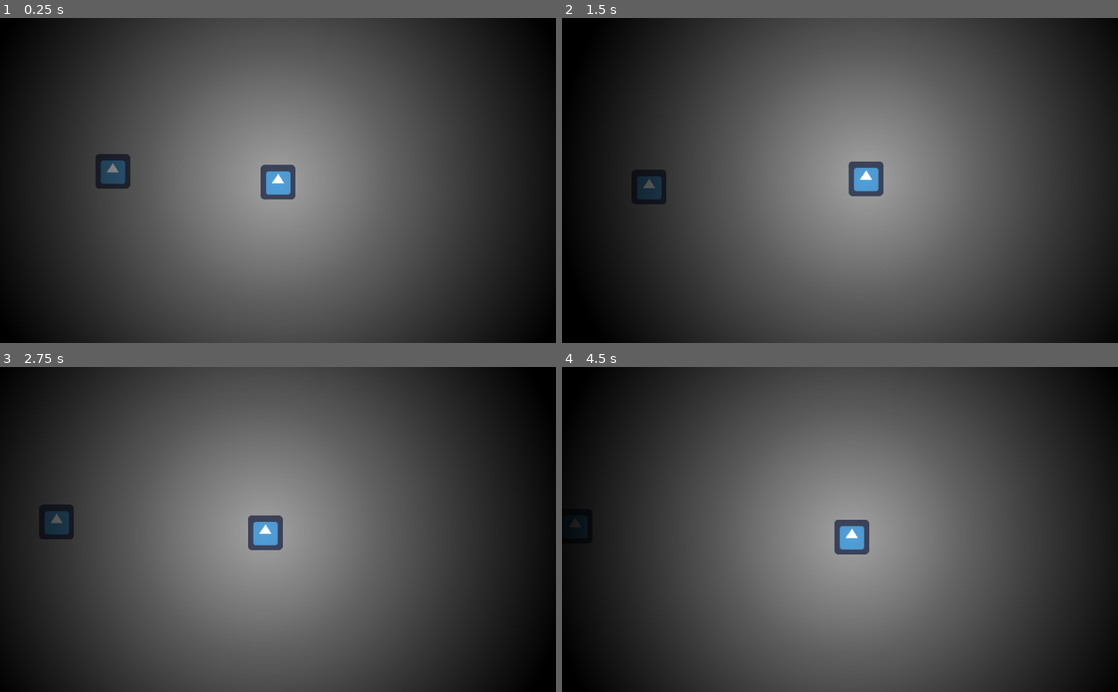
Above: before the commit, frames 1-4 (two rows, left to right).
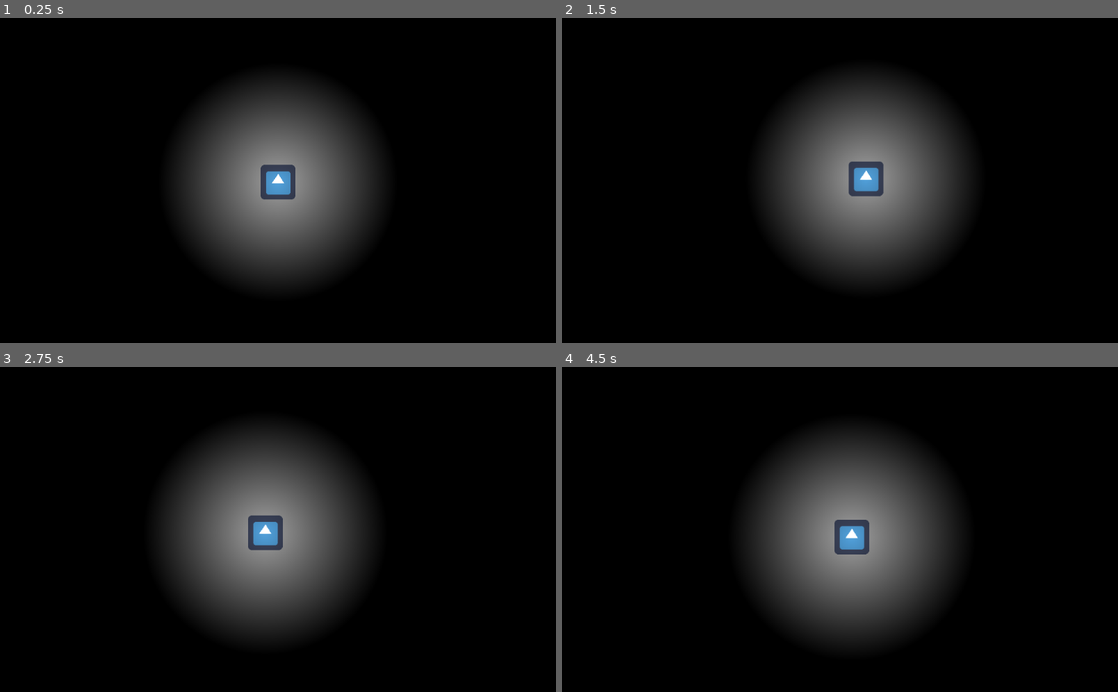
Above: after the commit, the same moments.

Repository: carlosecb/meeting_jam
Game: Godot game, scene res://Node2D.tscn
Same seed, same stepped clock (60 frames per second), same inputs: the game is played once before the commit and once after it. The engine's default icon, where the game draws it, is replaced by a stand-in: a white triangle on a blue panel in a dark square.
Inputs:
- Up to frame 1 (0.25 s): no input
- Up to frame 2 (1.5 s): tap Enter at 0.5 s; hold D (right) from 0.53 s (still down); tap Space (jump) at 0.77 s
- Up to frame 3 (2.75 s): tap Space (jump) at 1.52 s; release D (right) at 2.03 s; hold A (left) from 2.03 s (still down)
- Up to frame 4 (4.5 s): release A (left) at 2.78 s; hold D (right) 2.78-4.28 s; tap Space (jump) at 3.02, 3.77 s; hold A (left) from 4.28 s (still down)

The runs differ from the first frame. In frame 1, 85% of the frame differs, in the area x 3-97%, y 0-100%; in frame 2, 84%; in frame 3, 84%; in frame 4, 84%.

Commit message:
Light update
Added a little noise on gradient_circle.shader to make the light a bit more realistic

Diff:
--- a/src/Node2D.tscn
+++ b/src/Node2D.tscn
@@ -7,7 +7,10 @@
 [sub_resource type="RectangleShape2D" id=1]
 extents = Vector2( 31.9763, 32.0017 )
 
-[sub_resource type="RectangleShape2D" id=2]
+[sub_resource type="OccluderPolygon2D" id=2]
+polygon = PoolVector2Array( -27.127, 32.2244, -31.7736, 27.278, -31.7736, -26.3828, -26.8272, -31.6289, 26.5337, -31.6289, 31.4801, -26.5326, 31.63, 26.5285, 25.9341, 32.0745 )
+
+[sub_resource type="RectangleShape2D" id=3]
 extents = Vector2( 634.019, 10.495 )
 
 [node name="Node2D" type="Node2D"]
@@ -26,8 +29,11 @@
 [node name="Sprite" type="Sprite" parent="StaticBody2D"]
 texture = ExtResource( 2 )
 
+[node name="LightOccluder2D" type="LightOccluder2D" parent="StaticBody2D"]
+occluder = SubResource( 2 )
+
 [node name="Player" parent="." instance=ExtResource( 3 )]
-position = Vector2( 515.669, 414.122 )
+position = Vector2( 514.669, 414.122 )
 
 [node name="Camera2D2" type="Camera2D" parent="Player"]
 current = true
--- a/src/Player.tscn
+++ b/src/Player.tscn
@@ -2,15 +2,15 @@
 
 [ext_resource path="res://Player.gd" type="Script" id=1]
 [ext_resource path="res://icon.png" type="Texture" id=2]
-[ext_resource path="res://gradient_circle.shader" type="Shader" id=3]
-[ext_resource path="res://background.png" type="Texture" id=4]
-[ext_resource path="res://light.png" type="Texture" id=5]
+[ext_resource path="res://light.png" type="Texture" id=3]
+[ext_resource path="res://gradient_circle.shader" type="Shader" id=4]
+[ext_resource path="res://background.png" type="Texture" id=5]
 
 [sub_resource type="RectangleShape2D" id=1]
 extents = Vector2( 31.1661, 31.2844 )
 
 [sub_resource type="ShaderMaterial" id=2]
-shader = ExtResource( 3 )
+shader = ExtResource( 4 )
 
 [node name="Player" type="KinematicBody2D"]
 script = ExtResource( 1 )
--- a/src/gradient_circle.shader
+++ b/src/gradient_circle.shader
@@ -1,4 +1,9 @@
 shader_type canvas_item;
+
+float radium(float freq){
+	float noise = sin(5.0*freq)*cos(3.0*freq);
+	return 5.125 + 0.125*noise;
+}
 
 float center_dist(vec2 coord)
 {
@@ -7,5 +12,5 @@
 
 void fragment()
 {
-	COLOR = vec4(0.0, 0.0, 0.0, 2.0 * center_dist(vec2(UV.x-0.5, UV.y-0.5)));
+	COLOR = vec4(0.0, 0.0, 0.0, radium(0.5*TIME) * center_dist(vec2(UV.x-0.5, UV.y-0.5)));
 }
Not shown: 2 places in src/Node2D.tscn that only renumber resources
Not shown: 2 places in src/Player.tscn that only renumber resources
Not shown, added: src/transparent_light.png~
